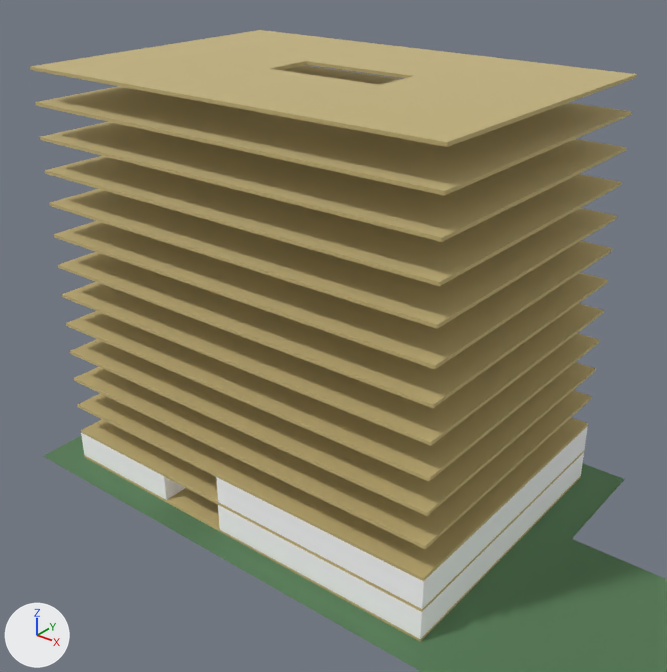
Before and after pictures for a commit that changed the glTF model mirabase.glb.
Both versions are drawn from a camera (50 mm lens) standing at (21.9, -67.6, 45.9) and looking at (-19.7, -15.6, 13.6). Lighting does not change. The marker at lower left points along +X, +Y and +Z. The older version comes first.
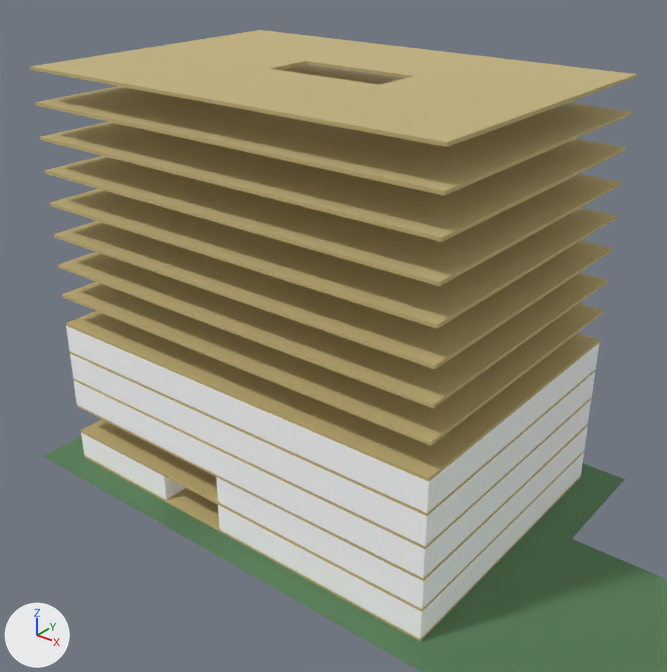
Changed parts and their boxes [x1, y1, x2, y2] in the pictures (667 x 672 px):
'mesh.041', added: after [295, 387, 546, 513]
'mesh.034', added: after [296, 418, 542, 546]
'mesh.032', added: after [297, 485, 497, 578]
'mesh.044', added: after [153, 363, 296, 454]
'mesh.037', added: after [156, 393, 297, 485]
'mesh.029', added: after [159, 422, 297, 515]
'mesh.046', added: after [66, 326, 156, 390]
'mesh.039', added: after [70, 354, 158, 419]
'mesh.027', added: after [74, 381, 161, 447]
'mesh.042', added: after [543, 343, 599, 413]
'mesh.035', added: after [539, 372, 595, 444]
'mesh.031', added: after [536, 400, 591, 472]
'mesh.033', added: after [495, 447, 539, 511]
'mesh.010', unchanged, covered by the edit: before [70, 339, 596, 516]; after [70, 352, 596, 516]
'mesh.011', unchanged, covered by the edit: before [74, 367, 592, 549]; after [74, 379, 592, 549]
'mesh.012', unchanged, covered by the edit: before [77, 393, 588, 581]; after [77, 405, 588, 581]

Diff of the bpy script that builds the scene:
```diff
--- a/mirabase.glb.py
+++ b/mirabase.glb.py
@@ ob_mesh_046 @@
+ob_mesh_046 = bpy.data.objects.new('mesh.046', me_mesh_046)  # a box spanning x -39.08..-28.28, y -26.97..-17.69, z 10.65..13.0; in mat_default (white #ffffff)
+ob_mesh_046.location = (0.0, 0.0, 0.0)
@@ ob_mesh_044 @@
+ob_mesh_044 = bpy.data.objects.new('mesh.044', me_mesh_044)  # a box spanning x -28.28..-13.87, y -26.97..-18.69, z 10.65..13.0; in mat_default (white #ffffff)
+ob_mesh_044.location = (0.0, 0.0, 0.0)
@@ ob_mesh_042 @@
+ob_mesh_042 = bpy.data.objects.new('mesh.042', me_mesh_042)  # a box spanning x -13.87..-3.06, y -11.49..-2.19, z 10.65..13.0; in mat_default (white #ffffff)
+ob_mesh_042.location = (0.0, 0.0, 0.0)
@@ ob_mesh_041 @@
+ob_mesh_041 = bpy.data.objects.new('mesh.041', me_mesh_041)  # a box spanning x -13.9..-3.1, y -27.0..-11.5, z 10.7..13.0; in mat_default (white #ffffff)
+ob_mesh_041.location = (0.0, 0.0, 0.0)
@@ ob_mesh_039 @@
+ob_mesh_039 = bpy.data.objects.new('mesh.039', me_mesh_039)  # a box spanning x -39.08..-28.28, y -26.97..-17.69, z 8.05..10.4; in mat_default (white #ffffff)
+ob_mesh_039.location = (0.0, 0.0, 0.0)
@@ ob_mesh_037 @@
+ob_mesh_037 = bpy.data.objects.new('mesh.037', me_mesh_037)  # a box spanning x -28.28..-13.87, y -26.97..-18.69, z 8.05..10.4; in mat_default (white #ffffff)
+ob_mesh_037.location = (0.0, 0.0, 0.0)
@@ ob_mesh_035 @@
+ob_mesh_035 = bpy.data.objects.new('mesh.035', me_mesh_035)  # a box spanning x -13.87..-3.06, y -11.49..-2.19, z 8.05..10.4; in mat_default (white #ffffff)
+ob_mesh_035.location = (0.0, 0.0, 0.0)
@@ ob_mesh_034 @@
+ob_mesh_034 = bpy.data.objects.new('mesh.034', me_mesh_034)  # a box spanning x -13.9..-3.1, y -27.0..-11.5, z 8.0..10.4; in mat_default (white #ffffff)
+ob_mesh_034.location = (0.0, 0.0, 0.0)
@@ ob_mesh_033 @@
+ob_mesh_033 = bpy.data.objects.new('mesh.033', me_mesh_033)  # a box spanning x -13.89..-3.08, y -17.68..-11.48, z 5.45..7.8; in mat_default (white #ffffff)
+ob_mesh_033.location = (0.0, 0.0, 0.0)
@@ ob_mesh_032 @@
+ob_mesh_032 = bpy.data.objects.new('mesh.032', me_mesh_032)  # a box spanning x -13.89..-3.09, y -26.96..-17.68, z 5.45..7.8; in mat_default (white #ffffff)
+ob_mesh_032.location = (0.0, 0.0, 0.0)
@@ ob_mesh_031 @@
+ob_mesh_031 = bpy.data.objects.new('mesh.031', me_mesh_031)  # a box spanning x -13.89..-3.09, y -11.48..-2.16, z 5.45..7.8; in mat_default (white #ffffff)
+ob_mesh_031.location = (0.0, 0.0, 0.0)
@@ ob_mesh_029 @@
+ob_mesh_029 = bpy.data.objects.new('mesh.029', me_mesh_029)  # a box spanning x -28.3..-13.89, y -26.98..-18.68, z 5.45..7.8; in mat_default (white #ffffff)
+ob_mesh_029.location = (0.0, 0.0, 0.0)
@@ ob_mesh_027 @@
+ob_mesh_027 = bpy.data.objects.new('mesh.027', me_mesh_027)  # a box spanning x -39.1..-28.3, y -26.98..-17.68, z 5.45..7.8; in mat_default (white #ffffff)
+ob_mesh_027.location = (0.0, 0.0, 0.0)
```
